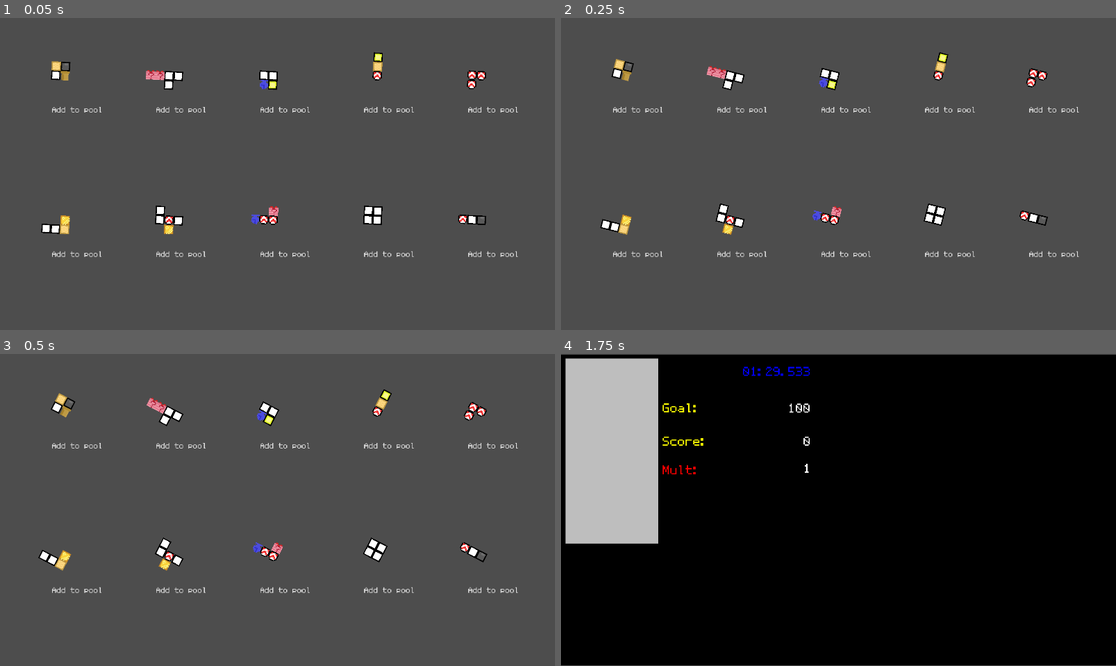
Above: before the commit, frames 1-4 (two rows, left to right).
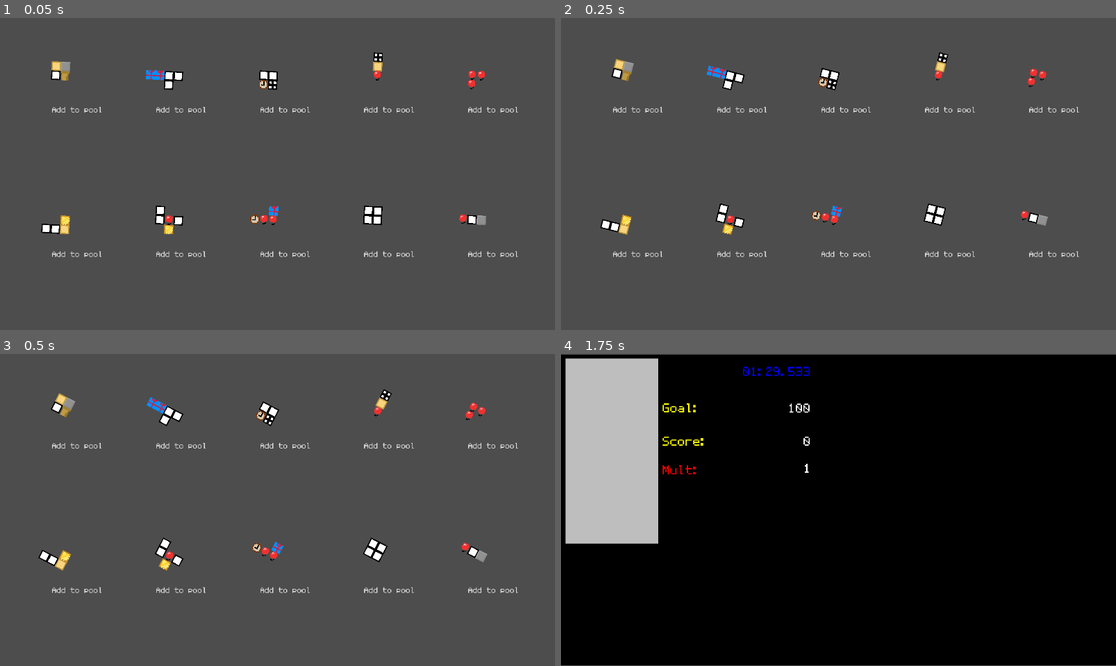
Above: after the commit, the same moments.

Repository: AsgerHB/create-jam-spring-2025
Game: Godot game, scene res://Scenes/RunDuplicate.tscn
Same seed, same stepped clock (60 frames per second), same inputs: the game is played once before the commit and once after it. This scene is started directly instead of the project's main scene. Sound files missing from this copy of the repository are replaced by a short silence.
Inputs:
- Up to frame 1 (0.05 s): no input
- Up to frame 2 (0.25 s): no input
- Up to frame 3 (0.5 s): no input
- Up to frame 4 (1.75 s): hold Up (ui_up) 0.53-1.25 s; click "Add to pool" at 1.25 s

The runs differ from the first frame. In frame 1, 0.7% of the frame differs, in the area x 10-88%, y 11-67%; in frame 2, 0.7%; in frame 3, 0.7%; in frame 4, nothing differs.

Commit message:
Sprite upgrades

Diff:
--- a/Scripts/Cell.gd
+++ b/Scripts/Cell.gd
@@ -49,7 +49,7 @@
 	Type.PlantPot: 8 * Vector2i(4,2),
 	Type.Clock: 8 * Vector2i(2,0),
 	Type.Concrete: 8 * Vector2i(2,1),
-	Type.ConcreteSemiBroken: 8 * Vector2i(2,1),
+	Type.ConcreteSemiBroken: 8 * Vector2i(2,2),
 }
 
 @export var type: Type = Type.Standard;
Binary file changed: Sprites/BlockSprites.png
Binary file changed: Sprites/explosion.png
Not shown, changed: Sprites/explosion.png.import
Not shown, added: Sprites/BlockSprites.png2644385327.tmp
